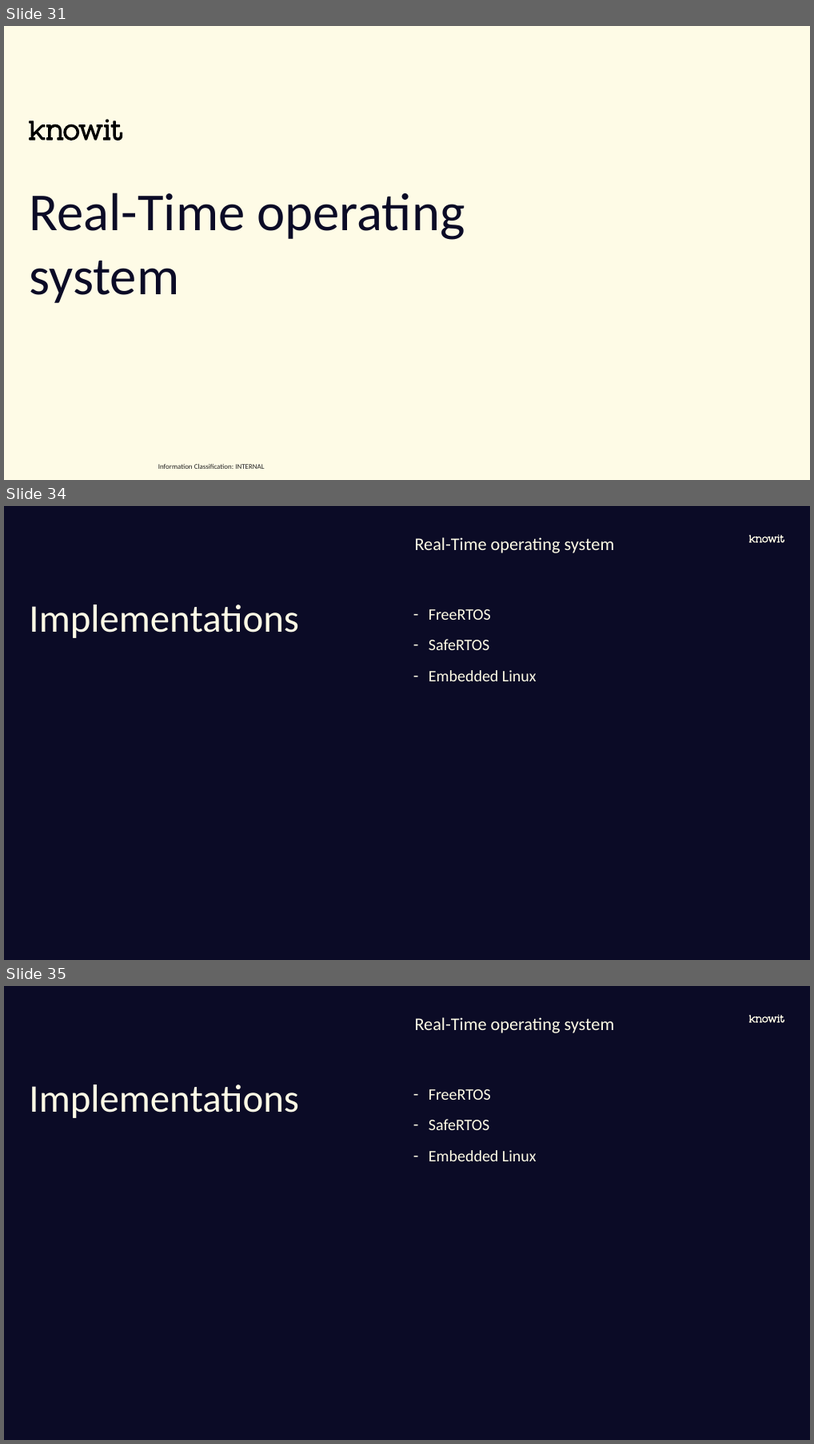
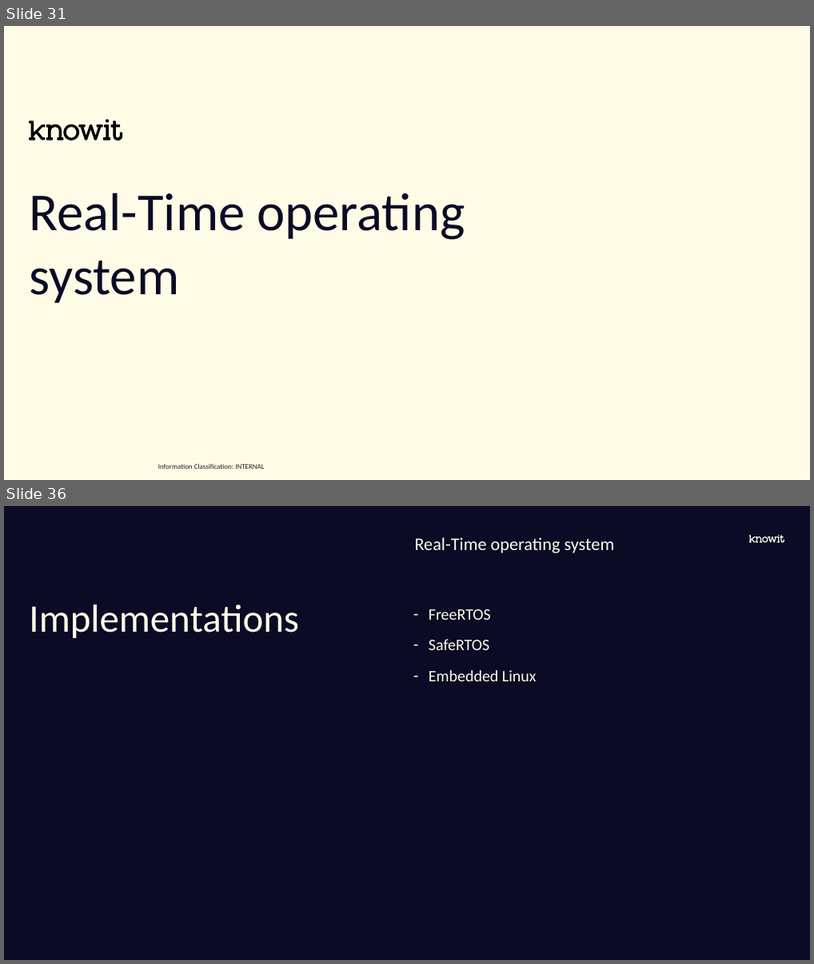
Before and after one commit to joelstr/knowit-embedded-academy, a slide deck: Introduction/Embedded academy - Intro.pptx. Shown one above the other, each under a label of ours: slides 31, 34 and 35 before the commit, slides 31 and 36 after it; the slides between them are not shown. The pictures are 814x1444 and 814x964 pixels, drawn with LibreOffice and Linux fonts; fonts in the diff are those of the drawing; background and template pictures are left out. Boxes give left, top, right and bottom in pixels: in the first picture for what was removed or moved away, otherwise in the second. Text is boxed around its words. In the diff, an @@ line names an element or a change of style, - is before the commit and + after.

```diff
--- a/Introduction/Embedded academy - Intro.pptx
+++ b/Introduction/Embedded academy - Intro.pptx
@@ slide 34 removed at <box>4,506,810,960</box>, background #0B0B26; not listed: 1 template element that a slide beside it also shows @@
@@ text removed at <box>415,537,615,553</box> @@
-Real-Time operating system
@@ title removed at <box>29,604,299,638</box> @@
-Implementations
@@ text removed at <box>429,609,537,681</box> @@
-– FreeRTOS
-– SafeRTOS
-– Embedded Linux
@@ what was slide 35 is now slide 36 @@
```
Also in this commit, not shown: 3 slides changed, 3 slides added.
